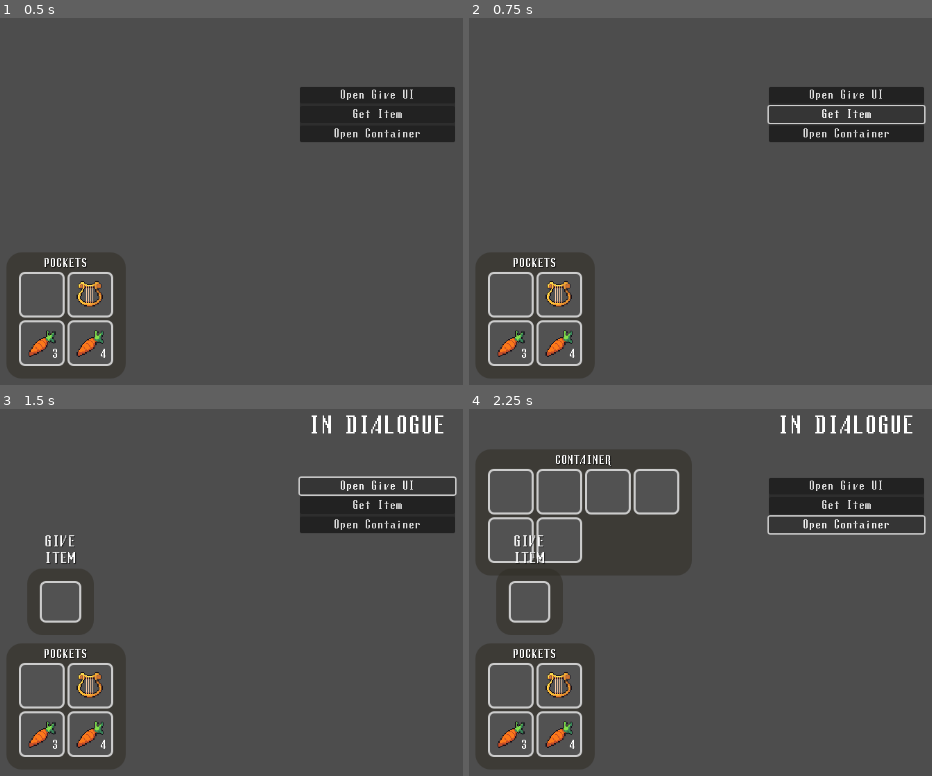
Above: before the commit, frames 1-4 (two rows, left to right).
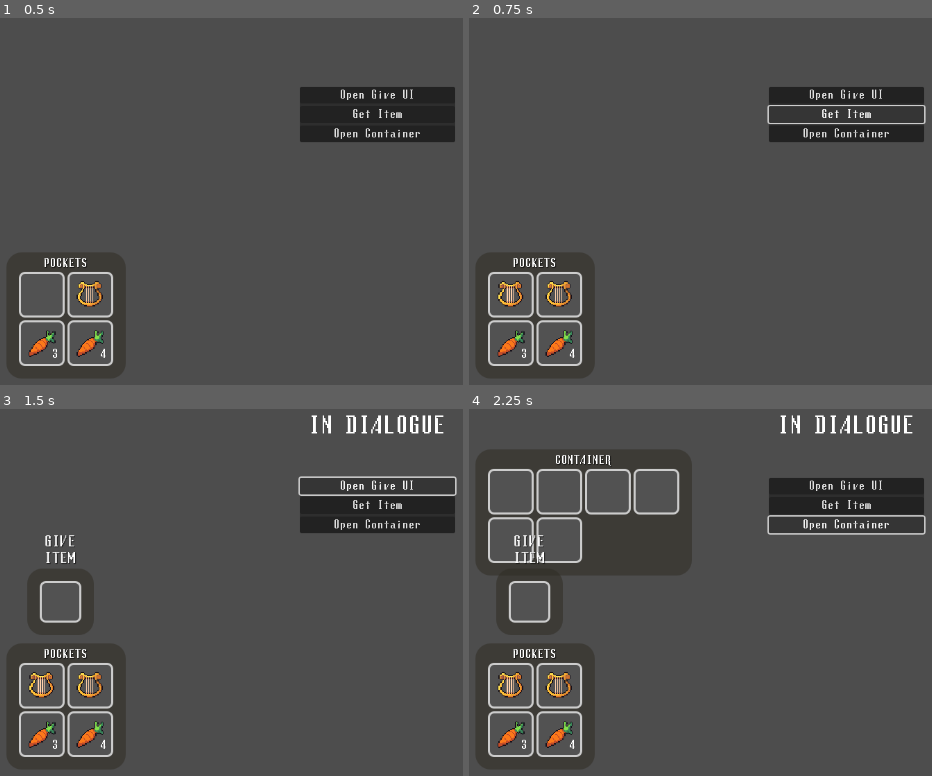
Above: after the commit, the same moments.

Repository: hamgoblin45/Fascism-Sim
Game: Godot game, scene res://Interface/inventory_ui.tscn
Same seed, same stepped clock (60 frames per second), same inputs: the game is played once before the commit and once after it.
Inputs:
- Up to frame 1 (0.5 s): no input
- Up to frame 2 (0.75 s): click "Get Item" at 0.5 s
- Up to frame 3 (1.5 s): click "Open Give UI" at 1.25 s
- Up to frame 4 (2.25 s): click "Open Container" at 2 s

Frame 1 is identical in both runs. In frame 2, 0.2% of the frame differs, in the area x 6-12%, y 71-79%; in frame 3, 0.2%; in frame 4, 0.2%.

Commit message:
Able to add item to inv now

Diff:
--- a/fasc-sim-inventory-ui/Interface/inventory_ui.gd
+++ b/fasc-sim-inventory-ui/Interface/inventory_ui.gd
@@ -29,6 +29,7 @@
 	EventBus.inventory_interacted.connect(_on_inventory_interact)
 	EventBus.splitting_item_stack.connect(_on_slot_split)
 	EventBus.setting_external_inventory.connect(_set_external_inventory)
+	EventBus.adding_item_to_inventory.connect(_add_item_to_inventory)
 	_set_player_inventory()
 
 
@@ -101,7 +102,6 @@
 					EventBus.open_item_context_menu.emit(slot_data)
 				#item_context_ui.set_context_menu(slot_data)
 
-
 func _physics_process(_delta: float) -> void:
 	if grabbed_slot_ui.visible:
 		grabbed_slot_ui.position = get_local_mouse_position()
@@ -112,6 +112,29 @@
 			grabbed_slot_data = null
 			grab_timer.stop()
 			print("grab aborted")
+
+func _add_item_to_inventory(slot_data: InventorySlotData):
+	print("Adding item %s to inventory" % slot_data.item_data.name)
+	for slot_ui in pocket_slot_container.get_children():
+		if slot_ui.slot_data and slot_ui.slot_data.item_data and slot_ui.slot_data.item_data == slot_data.item_data and slot_data.item_data.stackable:
+			slot_ui.slot_data.quantity += slot_data.quantity
+			slot_ui.set_slot_data(slot_ui.slot_data)
+			#EventBus.inventory_item_updated.emit(slot_data)
+			#_set_player_inventory()
+			print("Able to merge new item with an existing slot")
+			return
+
+	for slot_ui in pocket_slot_container.get_children():
+		if !slot_ui.slot_data or !slot_ui.slot_data.item_data:
+			slot_ui.slot_data = slot_data
+			slot_ui.set_slot_data(slot_ui.slot_data)
+			#EventBus.inventory_item_updated.emit(slot_data)
+			#_set_player_inventory()
+			print("Empty spot found, putting item in it")
+			return
+
+		print("Unable to add item due to a full inventory")
+		return
 
 func _set_grabbed_slot():
 	if !grabbed_slot_data or !grabbed_slot_data.item_data:
--- a/fasc-sim-inventory-ui/test_stuff.gd
+++ b/fasc-sim-inventory-ui/test_stuff.gd
@@ -25,7 +25,7 @@
 	var test_slot = InventorySlotData.new()
 	test_slot.item_data = preload("uid://fligqycw40pd")
 	#test_slot.item_data = preload("uid://bu7k1xa16ud57")
-	EventBus.adding_item_to_inventory.emit()
+	EventBus.adding_item_to_inventory.emit(test_slot)
 
 func _on_give_item(slot: InventorySlotData):
 	%GiveLabel.show()
